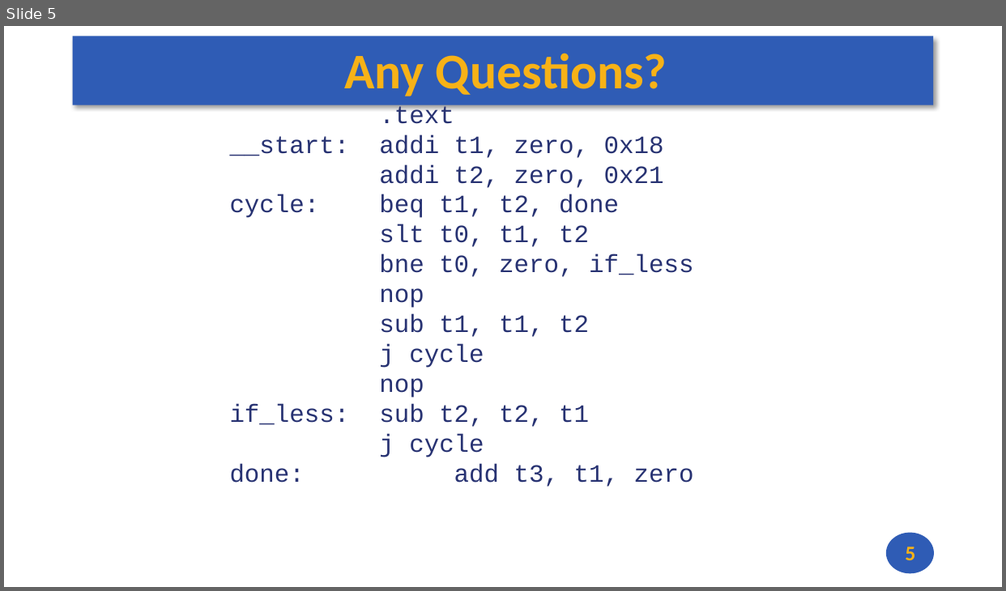
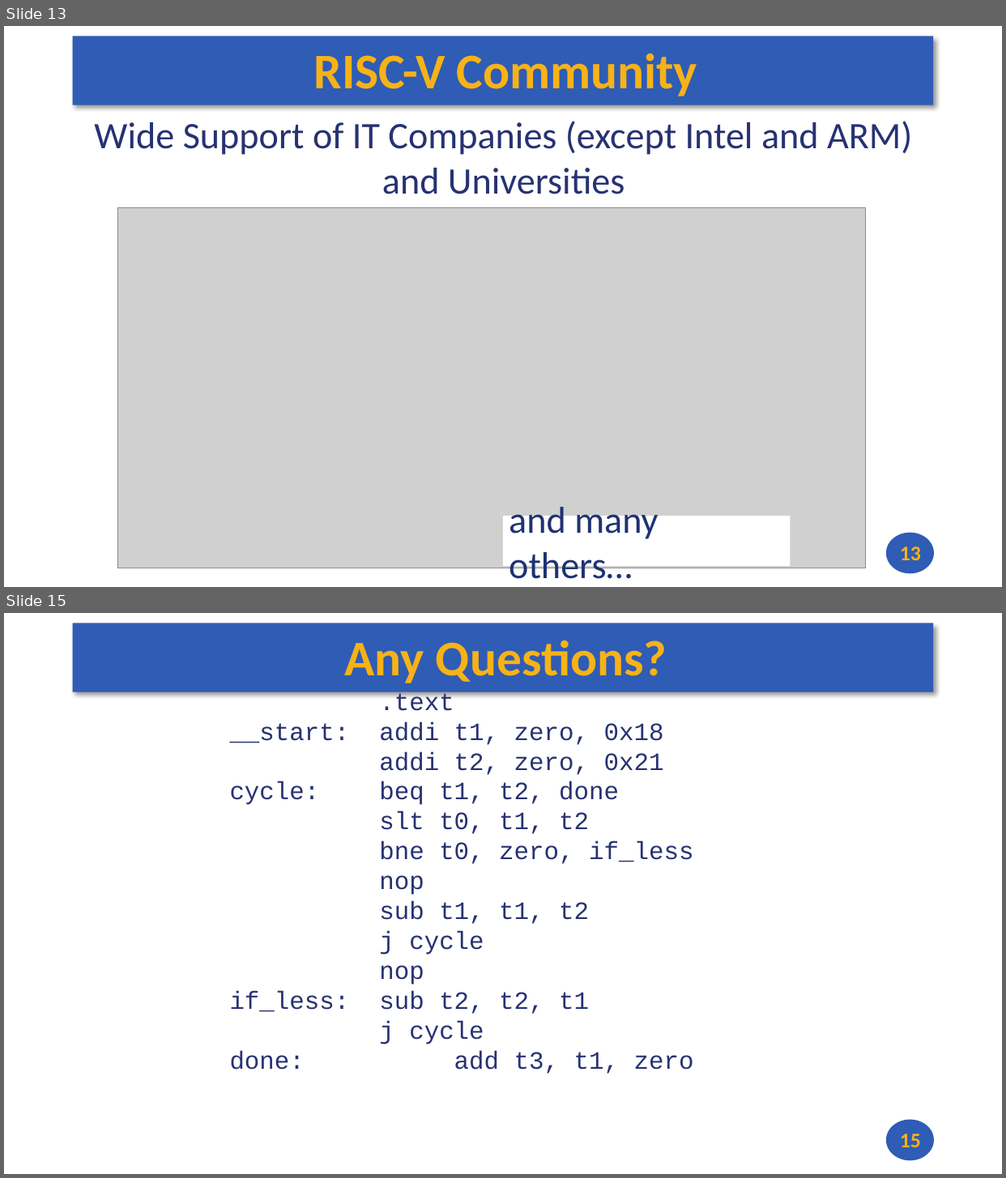
Before and after one commit to andrewt0301/hse-acos-course, a slide deck: docs/part1ca/03_CPU/CA_Lecture_03.pptx. Shown one above the other, each under a label of ours: slide 5 before the commit, slides 13 and 15 after it; the slides between them are not shown. The pictures are 1006x591 and 1006x1178 pixels, drawn with LibreOffice and Linux fonts; fonts in the diff are those of the drawing; grey boxes stand for pictures. Boxes give left, top, right and bottom in pixels: in the first picture for what was removed or moved away, otherwise in the second. Text is boxed around its words. In the diff, an @@ line names an element or a change of style, - is before the commit and + after.

```diff
--- a/docs/part1ca/03_CPU/CA_Lecture_03.pptx
+++ b/docs/part1ca/03_CPU/CA_Lecture_03.pptx
@@ slide 13 added at (4,26,1002,587), background #FFFFFF; not listed: 2 template elements that a slide beside it also shows @@
@@ title added at (314,54,697,96), 48 pt, text #F7B217, bold @@
+RISC-V Community
@@ text added at (94,121,912,194), 36 pt, text #273272 @@
+Wide Support of IT Companies (except Intel and ARM) and Universities
@@ picture added at (117,208,865,569) @@
@@ rectangle added at (503,516,791,566), fill #FFFFFF, 36 pt, text #1E3272 @@
+and many others…
@@ page number added at (900,547,921,561), 20 pt, text #F7B217, bold @@
+13
@@ what was slide 5 is now slide 15 @@
@@ page number at (900,1134,921,1148): text changed @@
-5
+15
```
Also in this commit, not shown: 2 slides changed, 11 other slides added, 2 slides removed, 2 other files.
